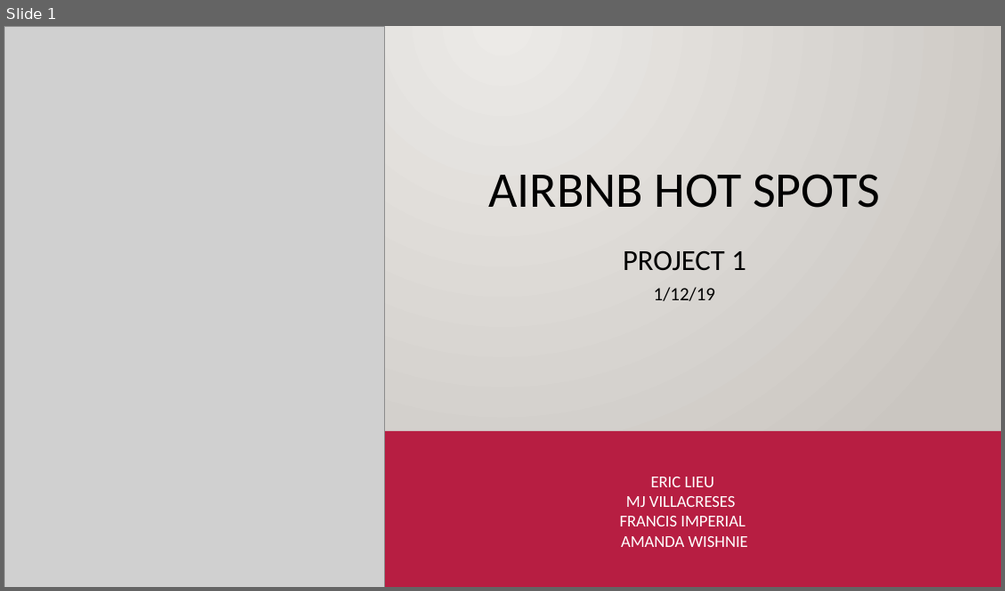
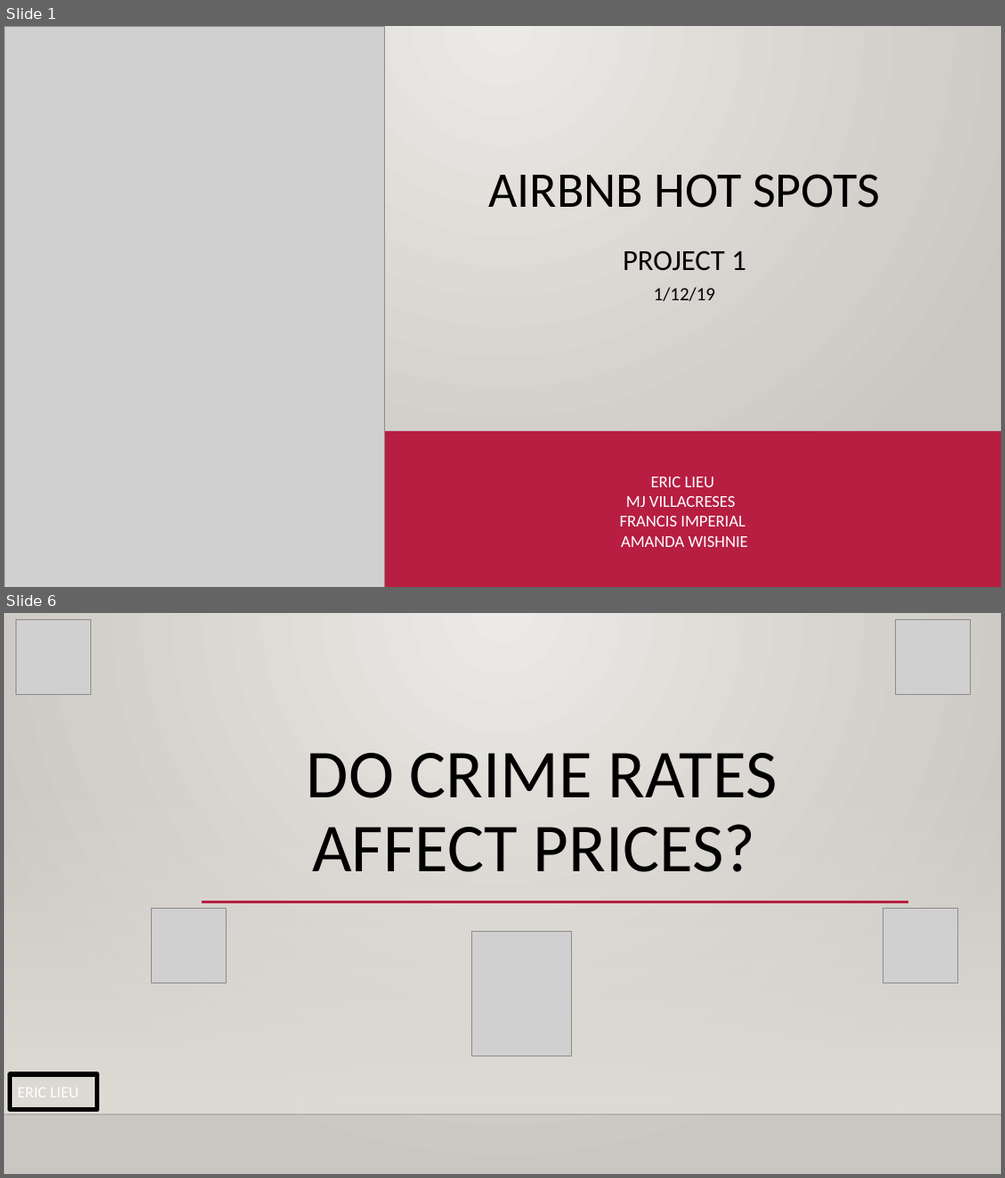
Before and after one commit to mjvillacresesn/Airbnb, a slide deck: AirBnB_HotSpots.pptx. Shown one above the other, each under a label of ours: slide 1 before the commit, slides 1 and 6 after it; the slides between them are not shown. The pictures are 1005x591 and 1005x1178 pixels, drawn with LibreOffice and Linux fonts; fonts in the diff are those of the drawing; grey boxes stand for pictures; background and template pictures are left out. Boxes give left, top, right and bottom in pixels: in the first picture for what was removed or moved away, otherwise in the second. Text is boxed around its words. In the diff, an @@ line names an element or a change of style, - is before the commit and + after.

```diff
--- a/AirBnB_HotSpots.pptx
+++ b/AirBnB_HotSpots.pptx
@@ slide 6 added at box(4, 613, 1001, 1174), background gradient #ECEAE7 to #CAC7C1; not listed: 3 template elements that a slide beside it also shows @@
@@ picture added at box(16, 619, 90, 694) @@
@@ picture added at box(895, 619, 970, 694) @@
@@ title added at box(307, 753, 777, 872), 66 pt, text #000000 @@
+DO CRIME RATES AFFECT PRICES?
@@ picture added at box(152, 908, 226, 983) @@
@@ picture added at box(471, 931, 571, 1055) @@
@@ picture added at box(882, 908, 957, 983) @@
@@ subtitle added at box(10, 1074, 97, 1110), outline #000000 4.5 pt, 15.3 pt, text #FFFFFF @@
+ERIC LIEU
```
Also in this commit, not shown: 3 slides changed, 20 other slides added, 1 slide removed.
